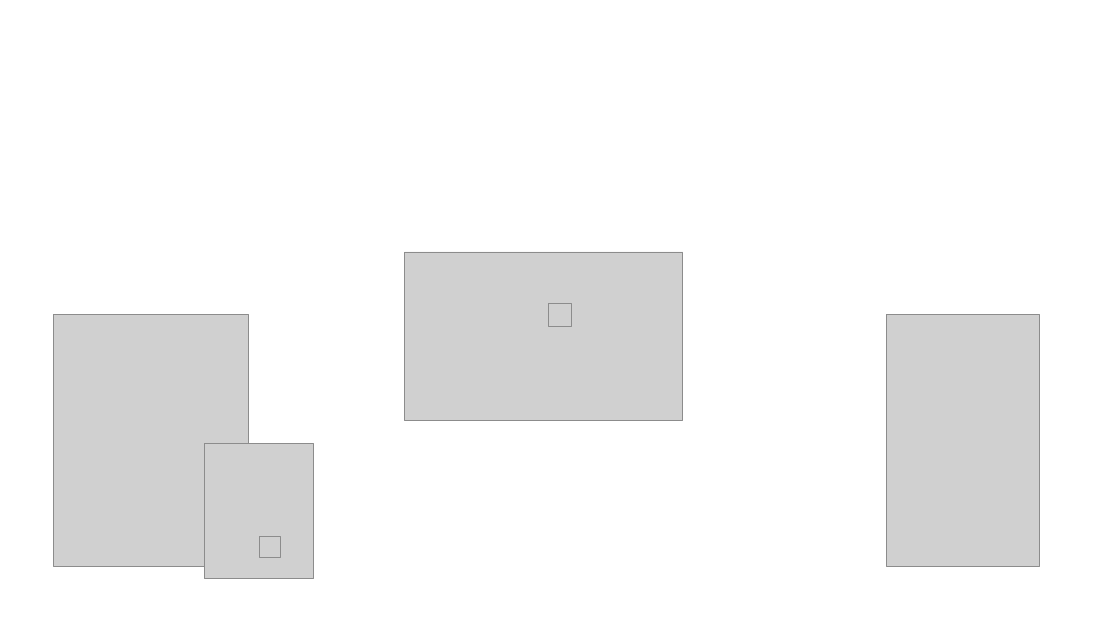
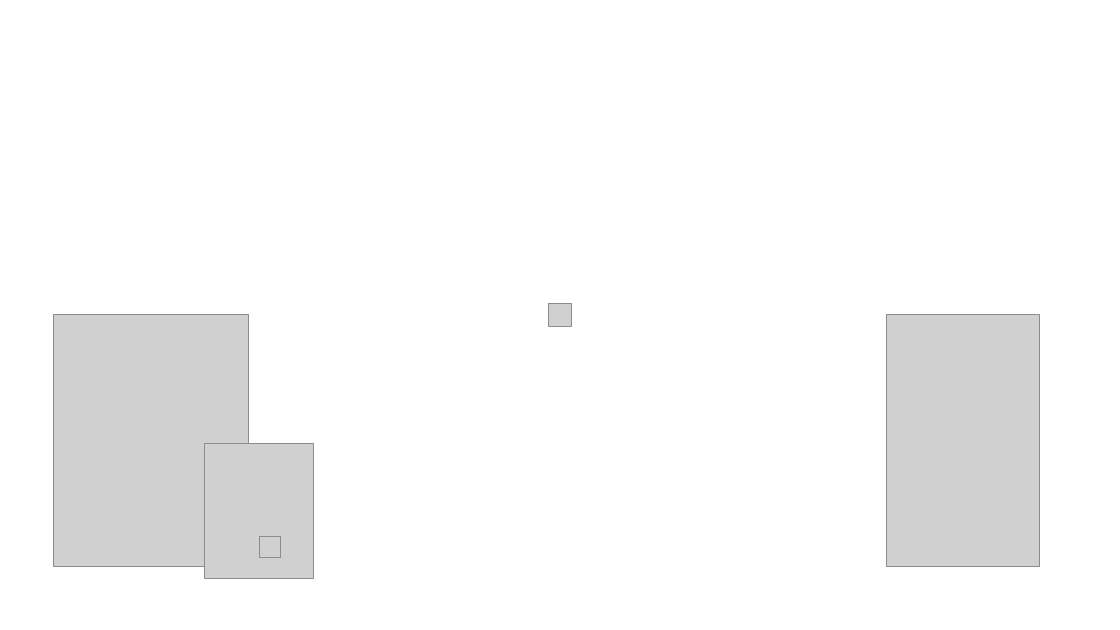
Before and after one commit to gscontras/kids-scope, a slide deck: slide 6 of experiments/MTurk Animations/Practice Animations/practice story 1.pptx. Drawn at 1120x630 pixels with LibreOffice and Linux fonts; fonts in the diff are those of the drawing; grey boxes stand for pictures. Boxes give left, top, right and bottom in pixels: in the first picture for what was removed or moved away, otherwise in the second. Text is boxed around its words. In the diff, an @@ line names an element or a change of style, - is before the commit and + after.

```diff
--- a/experiments/MTurk Animations/Practice Animations/practice story 1.pptx
+++ b/experiments/MTurk Animations/Practice Animations/practice story 1.pptx
@@ picture removed at bbox=[405, 252, 683, 420] @@
@@ rectangle added at bbox=[501, 336, 623, 364], fill #FFFFFF, outline #FFFFFF 1 pt @@
```
Also in this commit, not shown: 1 other slide changed, 1 other file.
